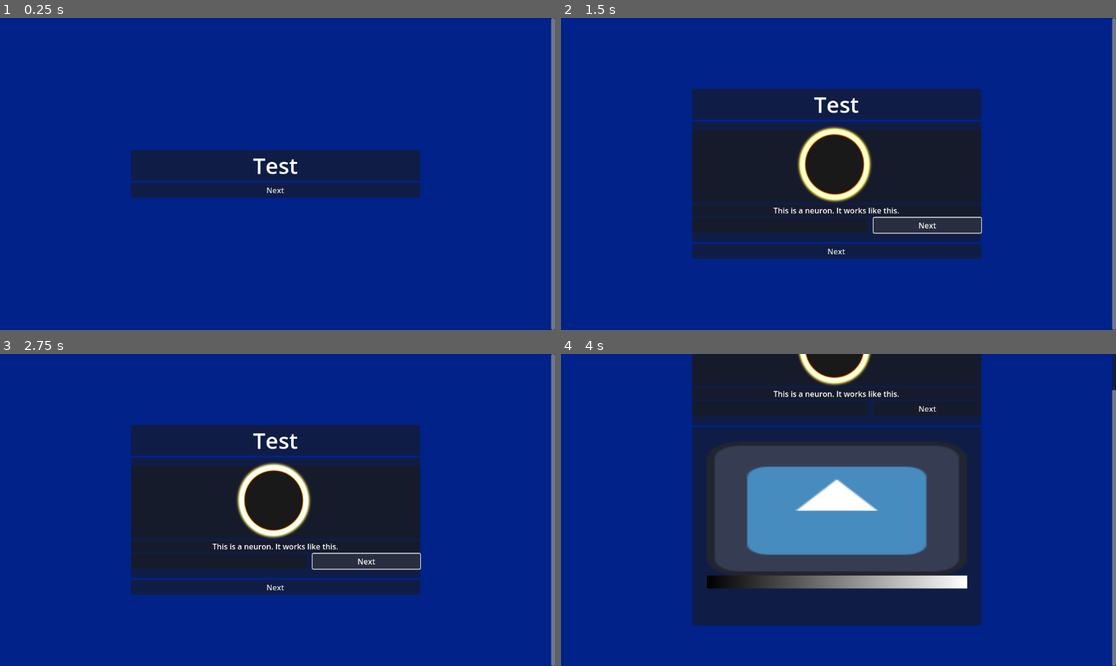
Above: before the commit, frames 1-4 (two rows, left to right).
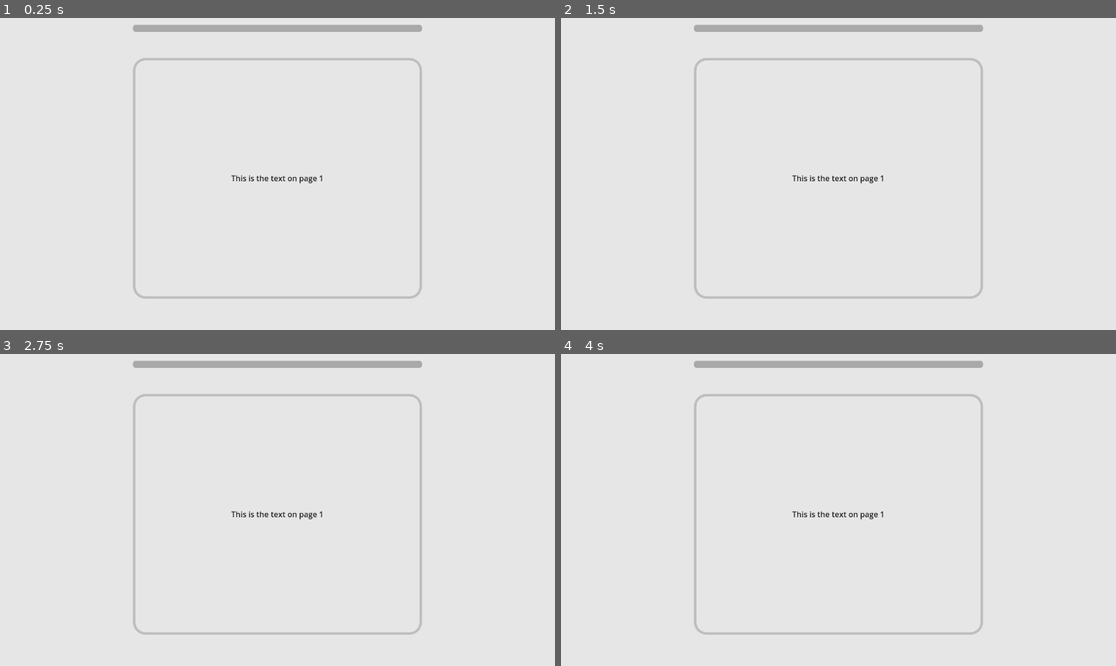
Above: after the commit, the same moments.

Repository: Iemontine/gamification-project
Game: Godot game, scene res://ui2.tscn
Two runs of this game, one before a commit and one after it. Both use one fixed random seed, a clock stepped at 60 frames per second and the inputs below. Before the commit the project starts from res://ui.tscn. The engine's default icon, where the game draws it, is replaced by a stand-in: a white triangle on a blue panel in a dark square.
Inputs (mouse positions are in pixels of both pictures, inside the frame that each line leads up to):
- Up to frame 1 (0.25 s): no input
- Up to frame 2 (1.5 s): click (838, 189) at 0.5 s, where only the run before the commit has a clickable "Next"; click (927, 223) at 1.25 s, where only the run before the commit has a clickable "Next"
- Up to frame 3 (2.75 s): click (366, 559) at 2 s, where only the run before the commit has a clickable "Next"
- Up to frame 4 (4 s): click (838, 588) at 2.75 s, where only the run before the commit has a clickable "Next"; tap Enter (ui_accept) at 3.5 s; drag from (838, 510) to (894, 441) at 3.52 s

The runs differ from the first frame. In frame 1, 100% of the frame differs, in the area x 0-100%, y 0-100%; in frame 2, 100%; in frame 3, 100%; in frame 4, 99%.

Commit message:
new ui

Diff:
--- a/neuron.tscn
+++ b/neuron.tscn
@@ -37,3 +37,10 @@
 
 [node name="CollisionShape2D" type="CollisionShape2D" parent="RigidBody2D"]
 shape = SubResource("CircleShape2D_pliy4")
+
+[node name="TextEdit" type="TextEdit" parent="RigidBody2D"]
+offset_left = -183.0
+offset_top = -55.0
+offset_right = -82.0
+offset_bottom = -14.0
+placeholder_text = "Type here"
--- a/project.godot
+++ b/project.godot
@@ -11,7 +11,7 @@
 [application]
 
 config/name="gamification-project"
-run/main_scene="uid://6klr4h2xrtnb"
+run/main_scene="uid://cptj3m7nmaarl"
 config/features=PackedStringArray("4.4", "GL Compatibility")
 config/icon="res://icon.svg"
 
@@ -27,4 +27,4 @@
 
 renderer/rendering_method="gl_compatibility"
 renderer/rendering_method.mobile="gl_compatibility"
-environment/defaults/default_clear_color=Color(0.00069703, 0.132446, 0.538809, 1)
+environment/defaults/default_clear_color=Color(0.903598, 0.903598, 0.903598, 1)
--- a/scroller.gd
+++ b/scroller.gd
@@ -28,7 +28,7 @@
 		content[content_pos].visible = true
 
 		# Check if the container has a Label child
-		for child in content[content_pos].get_children():
+		for child in content[content_pos].find_children("Label", "", true):
 			if child is Label:
 				await show_text_gradually(child)
 
--- a/ui.tscn
+++ b/ui.tscn
@@ -18,8 +18,14 @@
 minimum_velocity = 0.4
 rebound_strength = 7.0
 
+[sub_resource type="StyleBoxFlat" id="StyleBoxFlat_ibotj"]
+bg_color = Color(1, 0.74902, 0, 1)
+
 [sub_resource type="LabelSettings" id="LabelSettings_m6e0p"]
 font_size = 46
+font_color = Color(0.00784314, 0.156863, 0.317647, 1)
+
+[sub_resource type="StyleBoxEmpty" id="StyleBoxEmpty_ibotj"]
 
 [node name="ScrollableContent" type="Control"]
 layout_mode = 3
@@ -52,13 +58,13 @@
 size_flags_vertical = 3
 
 [node name="ContentContainer" type="VBoxContainer" parent="MarginContainer/ScrollContainer/CenterContainer"]
-custom_minimum_size = Vector2(600, 400)
+custom_minimum_size = Vector2(700, 0)
 layout_mode = 2
 alignment = 1
 script = ExtResource("3_ibotj")
 
 [node name="Title" type="PanelContainer" parent="MarginContainer/ScrollContainer/CenterContainer/ContentContainer"]
-custom_minimum_size = Vector2(0, 60)
+custom_minimum_size = Vector2(700, 0)
 layout_mode = 2
 mouse_filter = 1
 
@@ -66,6 +72,7 @@
 custom_minimum_size = Vector2(0, 43.65)
 layout_mode = 2
 mouse_filter = 1
+theme_override_styles/normal = SubResource("StyleBoxFlat_ibotj")
 text = "Test"
 label_settings = SubResource("LabelSettings_m6e0p")
 horizontal_alignment = 1
@@ -82,13 +89,12 @@
 alignment = 1
 
 [node name="Panel" type="Panel" parent="MarginContainer/ScrollContainer/CenterContainer/ContentContainer/Section1/ContentContainer"]
-custom_minimum_size = Vector2(0, 151.345)
 layout_mode = 2
-size_flags_vertical = 4
+size_flags_horizontal = 4
+size_flags_vertical = 6
 mouse_filter = 1
 
 [node name="Node2D" parent="MarginContainer/ScrollContainer/CenterContainer/ContentContainer/Section1/ContentContainer/Panel" instance=ExtResource("1_fyqef")]
-position = Vector2(296, 72)
 
 [node name="Section1" type="PanelContainer" parent="MarginContainer/ScrollContainer/CenterContainer/ContentContainer/Section1/ContentContainer"]
 layout_mode = 2
@@ -110,6 +116,7 @@
 custom_minimum_size = Vector2(365.045, 0)
 layout_mode = 2
 mouse_filter = 1
+theme_override_styles/panel = SubResource("StyleBoxEmpty_ibotj")
 
 [node name="NextButton" type="Button" parent="MarginContainer/ScrollContainer/CenterContainer/ContentContainer/Section1/ContentContainer/GridContainer"]
 layout_mode = 2
@@ -123,8 +130,8 @@
 mouse_filter = 1
 
 [node name="Platformer" parent="MarginContainer/ScrollContainer/CenterContainer/ContentContainer/PanelContainer" instance=ExtResource("2_m6e0p")]
-position = Vector2(30, 30)
-scale = Vector2(0.47, 0.47)
+position = Vector2(90, 30)
+scale = Vector2(0.45, 0.45)
 
 [node name="RevealButton" type="Button" parent="MarginContainer/ScrollContainer/CenterContainer/ContentContainer"]
 layout_mode = 2
--- /dev/null
+++ b/ui2.gd
@@ -0,0 +1,70 @@
+extends Control
+
+var current_page = 0
+var total_pages = 3
+var page_height = 600
+var is_animating = false
+
+@onready var pages = [
+	$MarginContainer/CenterContainer/VBoxContainer/CenterContainer/Page1,
+	$MarginContainer/CenterContainer/VBoxContainer/CenterContainer/Page2,
+	$MarginContainer/CenterContainer/VBoxContainer/CenterContainer/Page3
+]
+@onready var progress_bar = $MarginContainer/CenterContainer/VBoxContainer/ProgressBar
+
+func _ready():
+	update_pages()
+
+func _unhandled_input(event):
+	if is_animating:
+		return
+
+	if event.is_action_pressed("ui_down") or (event is InputEventMouseButton and event.button_index == MOUSE_BUTTON_WHEEL_DOWN):
+		navigate_pages(1)
+	elif event.is_action_pressed("ui_up") or (event is InputEventMouseButton and event.button_index == MOUSE_BUTTON_WHEEL_UP):
+		navigate_pages(-1)
+
+func navigate_pages(direction):
+	var next_page = current_page + direction
+	if next_page < 0 or next_page >= total_pages:
+		return
+
+	is_animating = true
+
+	var current = pages[current_page]
+	var next = pages[next_page]
+
+	# Set up initial positions
+	current.visible = true
+	next.visible = true
+
+	var tween = create_tween()
+	tween.set_parallel(true)
+
+	# Current page animation
+	tween.set_trans(Tween.TransitionType.TRANS_QUAD)
+	tween.tween_property(current, "position:y", -page_height * direction, 0.5).set_ease(Tween.EaseType.EASE_IN)
+	tween.tween_property(current, "modulate", Color(1, 1, 1, 0), 0.5).set_ease(Tween.EaseType.EASE_IN)
+
+	# Next page animation
+	next.position.y = page_height * direction
+	next.modulate = Color(1, 1, 1, 0)
+	tween.tween_property(next, "position:y", 0, 0.5).from(page_height * direction).set_ease(Tween.EaseType.EASE_IN)
+	tween.tween_property(next, "modulate", Color(1, 1, 1, 1), 0.5).set_ease(Tween.EaseType.EASE_IN)
+
+	# Progress bar animation
+	var next_progress = ((next_page + 1) / float(total_pages)) * 100
+	tween.set_trans(Tween.TransitionType.TRANS_BOUNCE)
+	tween.tween_property(progress_bar, "value", next_progress, 0.7)
+
+	tween.finished.connect(func():
+		is_animating = false
+		current_page = next_page
+		update_pages()
+	)
+
+func update_pages():
+	for i in range(total_pages):
+		pages[i].visible = (i == current_page)
+		pages[i].position.y = 0
+		pages[i].modulate = Color(1, 1, 1, 1)
--- /dev/null
+++ b/ui2.tscn
@@ -0,0 +1,119 @@
+[gd_scene load_steps=6 format=3 uid="uid://cptj3m7nmaarl"]
+
+[ext_resource type="Script" uid="uid://b7je2mjbc7mpj" path="res://ui2.gd" id="1_drk0o"]
+[ext_resource type="PackedScene" uid="uid://d2rto2wwl4q0" path="res://neuron.tscn" id="2_avs3i"]
+[ext_resource type="PackedScene" uid="uid://cwobn4qvrbb0" path="res://platformer.tscn" id="3_qjbk7"]
+
+[sub_resource type="StyleBoxFlat" id="StyleBoxFlat_drk0o"]
+bg_color = Color(0.6, 0.6, 0.6, 0)
+border_width_left = 5
+border_width_top = 5
+border_width_right = 5
+border_width_bottom = 5
+border_color = Color(0.74558, 0.74558, 0.74558, 1)
+corner_radius_top_left = 25
+corner_radius_top_right = 25
+corner_radius_bottom_right = 25
+corner_radius_bottom_left = 25
+
+[sub_resource type="LabelSettings" id="LabelSettings_drk0o"]
+font_color = Color(0.118581, 0.118581, 0.118581, 1)
+
+[node name="Ui2" type="Control"]
+layout_mode = 3
+anchors_preset = 15
+anchor_right = 1.0
+anchor_bottom = 1.0
+grow_horizontal = 2
+grow_vertical = 2
+script = ExtResource("1_drk0o")
+
+[node name="MarginContainer" type="MarginContainer" parent="."]
+layout_mode = 1
+anchors_preset = 15
+anchor_right = 1.0
+anchor_bottom = 1.0
+grow_horizontal = 2
+grow_vertical = 2
+
+[node name="CenterContainer" type="CenterContainer" parent="MarginContainer"]
+layout_mode = 2
+size_flags_horizontal = 3
+size_flags_vertical = 3
+
+[node name="VBoxContainer" type="VBoxContainer" parent="MarginContainer/CenterContainer"]
+layout_mode = 2
+
+[node name="ProgressBar" type="ProgressBar" parent="MarginContainer/CenterContainer/VBoxContainer"]
+custom_minimum_size = Vector2(600, 15)
+layout_mode = 2
+show_percentage = false
+
+[node name="CenterContainer" type="CenterContainer" parent="MarginContainer/CenterContainer/VBoxContainer"]
+custom_minimum_size = Vector2(0, 600)
+layout_mode = 2
+
+[node name="Page1" type="CenterContainer" parent="MarginContainer/CenterContainer/VBoxContainer/CenterContainer"]
+visible = false
+custom_minimum_size = Vector2(0, 600)
+layout_mode = 2
+
+[node name="Panel" type="Panel" parent="MarginContainer/CenterContainer/VBoxContainer/CenterContainer/Page1"]
+custom_minimum_size = Vector2(600, 500)
+layout_mode = 2
+theme_override_styles/panel = SubResource("StyleBoxFlat_drk0o")
+
+[node name="Label" type="Label" parent="MarginContainer/CenterContainer/VBoxContainer/CenterContainer/Page1"]
+layout_mode = 2
+text = "This is the text on page 1"
+label_settings = SubResource("LabelSettings_drk0o")
+
+[node name="Page2" type="CenterContainer" parent="MarginContainer/CenterContainer/VBoxContainer/CenterContainer"]
+visible = false
+custom_minimum_size = Vector2(0, 600)
+layout_mode = 2
+
+[node name="Panel" type="Panel" parent="MarginContainer/CenterContainer/VBoxContainer/CenterContainer/Page2"]
+custom_minimum_size = Vector2(600, 500)
+layout_mode = 2
+theme_override_styles/panel = SubResource("StyleBoxFlat_drk0o")
+
+[node name="VBoxContainer" type="VBoxContainer" parent="MarginContainer/CenterContainer/VBoxContainer/CenterContainer/Page2"]
+layout_mode = 2
+
+[node name="Control" type="AspectRatioContainer" parent="MarginContainer/CenterContainer/VBoxContainer/CenterContainer/Page2/VBoxContainer"]
+custom_minimum_size = Vector2(0, 250)
+layout_mode = 2
+
+[node name="Node2D" parent="MarginContainer/CenterContainer/VBoxContainer/CenterContainer/Page2/VBoxContainer/Control" instance=ExtResource("2_avs3i")]
+position = Vector2(90, 100)
+
+[node name="Label" type="Label" parent="MarginContainer/CenterContainer/VBoxContainer/CenterContainer/Page2/VBoxContainer"]
+layout_mode = 2
+text = "This is the text on page 2"
+label_settings = SubResource("LabelSettings_drk0o")
+
+[node name="Page3" type="CenterContainer" parent="MarginContainer/CenterContainer/VBoxContainer/CenterContainer"]
+custom_minimum_size = Vector2(0, 600)
+layout_mode = 2
+
+[node name="Panel" type="Panel" parent="MarginContainer/CenterContainer/VBoxContainer/CenterContainer/Page3"]
+custom_minimum_size = Vector2(600, 500)
+layout_mode = 2
+theme_override_styles/panel = SubResource("StyleBoxFlat_drk0o")
+
+[node name="VBoxContainer" type="VBoxContainer" parent="MarginContainer/CenterContainer/VBoxContainer/CenterContainer/Page3"]
+layout_mode = 2
+
+[node name="Control" type="AspectRatioContainer" parent="MarginContainer/CenterContainer/VBoxContainer/CenterContainer/Page3/VBoxContainer"]
+custom_minimum_size = Vector2(0, 250)
+layout_mode = 2
+
+[node name="Platformer" parent="MarginContainer/CenterContainer/VBoxContainer/CenterContainer/Page3/VBoxContainer/Control" instance=ExtResource("3_qjbk7")]
+position = Vector2(-80, -1.425)
+scale = Vector2(0.315, 0.315)
+
+[node name="Label" type="Label" parent="MarginContainer/CenterContainer/VBoxContainer/CenterContainer/Page3/VBoxContainer"]
+layout_mode = 2
+text = "This is the text on page 3"
+label_settings = SubResource("LabelSettings_drk0o")
Not shown: 1 places in ui.tscn that only renumber resources
Not shown, added: ui2.gd.uid
